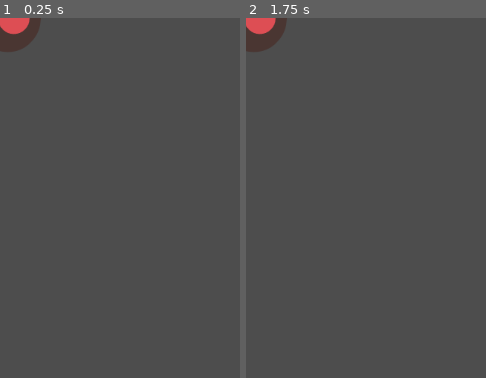
Above: before the commit, frames 1-2 (left to right).
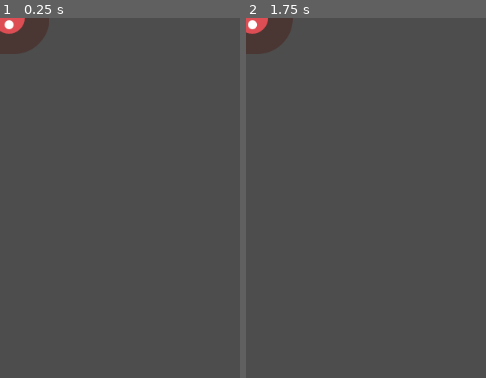
Above: after the commit, the same moments.

Repository: Banzubie/2dLearning
Game: Godot game, scene res://mob.tscn
The game is run twice, just before and just after one commit, with the same random seed, the same clock (stepped at 60 frames per second) and the same inputs. The project has no main scene, so this scene is started directly.
Inputs:
- Up to frame 1 (0.25 s): no input
- Up to frame 2 (1.75 s): hold Right (move_right) 0.53-1.28 s; hold Down (move_down) from 1.28 s (still down)
The pictures show only the part of the screen within x 0-50%, y 0-50%; the shares and areas given below are measured in that part.

The runs differ from the first frame. In frame 1, 0.6% of the frame differs, in the area x 0-21%, y 0-10%; in frame 2, 0.5%.

Commit message:
started mob logic

Diff:
--- /dev/null
+++ b/mob.gd
@@ -0,0 +1,16 @@
+extends RigidBody2D
+
+
+# Called when the node enters the scene tree for the first time.
+func _ready():
+	var mob_types = $AnimatedSprite2D.sprite_frames.get_animation_names()
+	$AnimatedSprite2D.play(mob_types[randi() % mob_types.size()])
+
+
+
+# Called every frame. 'delta' is the elapsed time since the previous frame.
+func _process(delta):
+	pass
+
+func _on_visible_on_screen_enabler_2d_screen_exited():
+	queue_free()
--- a/mob.tscn
+++ b/mob.tscn
@@ -1,6 +1,7 @@
-[gd_scene load_steps=9 format=3 uid="uid://bmwlgxr7xp6bt"]
+[gd_scene load_steps=10 format=3 uid="uid://bmwlgxr7xp6bt"]
 
 [ext_resource type="Texture2D" uid="uid://cyfoidq4qks4" path="res://art/enemyFlyingAlt_1.png" id="1_2w86k"]
+[ext_resource type="Script" path="res://mob.gd" id="1_77fv0"]
 [ext_resource type="Texture2D" uid="uid://bf8tepu2bfx0u" path="res://art/enemyFlyingAlt_2.png" id="2_oj76i"]
 [ext_resource type="Texture2D" uid="uid://bk5rnav4fuxss" path="res://art/enemySwimming_1.png" id="3_2fequ"]
 [ext_resource type="Texture2D" uid="uid://cnr8wsj664qxu" path="res://art/enemySwimming_2.png" id="4_q36c2"]
@@ -50,6 +51,7 @@
 [node name="Mob" type="RigidBody2D"]
 collision_mask = 0
 gravity_scale = 0.0
+script = ExtResource("1_77fv0")
 metadata/_edit_group_ = true
 
 [node name="AnimatedSprite2D" type="AnimatedSprite2D" parent="."]
@@ -62,3 +64,5 @@
 shape = SubResource("CapsuleShape2D_7l5sd")
 
 [node name="VisibleOnScreenEnabler2D" type="VisibleOnScreenEnabler2D" parent="."]
+
+[connection signal="screen_exited" from="VisibleOnScreenEnabler2D" to="." method="_on_visible_on_screen_enabler_2d_screen_exited"]
